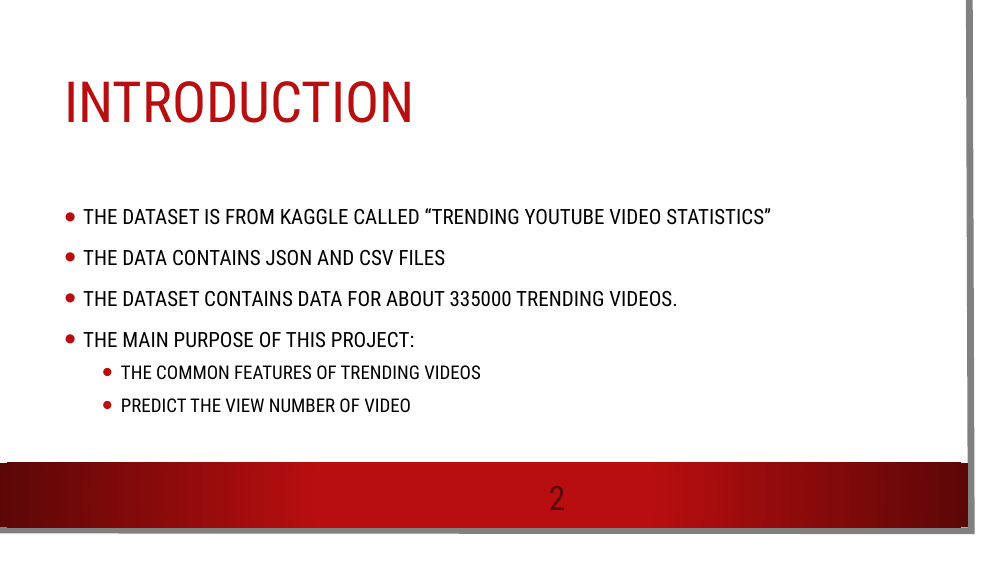
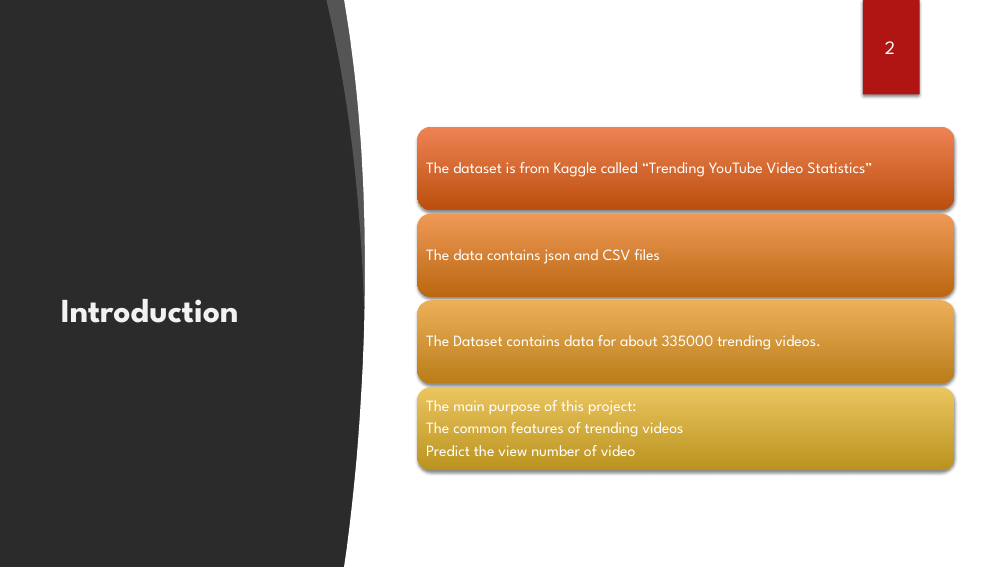
Before and after one commit to emami06/TrendingVideoYouTube, a slide deck: slide 2 of Trending YouTube vidoes.pptx. Drawn at 1008x567 pixels with LibreOffice and Linux fonts; fonts in the diff are those of the drawing; background and template pictures are left out; a plain dark background stands for a picture behind light text. Boxes give left, top, right and bottom in pixels: in the first picture for what was removed or moved away, otherwise in the second. Text is boxed around its words. In the diff, an @@ line names an element or a change of style, - is before the commit and + after.

```diff
--- a/Trending YouTube vidoes.pptx
+++ b/Trending YouTube vidoes.pptx
@@ rectangle removed at <box>0,0,991,550</box> @@
@@ freeform shape removed at <box>0,0,972,531</box> @@
@@ freeform shape added at <box>327,0,373,307</box>, fill #FFFFFF at 20% opacity @@
@@ freeform shape added at <box>344,0,1008,567</box>, fill #FFFFFF @@
@@ rectangle added at <box>863,0,920,95</box>, fill #B01513 @@
@@ text "2": place and size @@
-text "2" at <box>520,476,595,518</box>
+text "2" at <box>885,41,895,54</box>
@@ text "2" at <box>885,41,895,54</box>: size 32 to 18 pt, font Roboto Condensed to League Spartan, text colour #5C0707 to #FFFFFF; alignment centre to left; vertical alignment middle to top @@
@@ ellipse added at <box>712,138,944,371</box>, fill gradient #F3F3F3 @@
@@ text removed at <box>83,208,771,412</box> @@
-• THE DATASET IS FROM KAGGLE CALLED “TRENDING YOUTUBE VIDEO STATISTICS”
-• THE DATA CONTAINS JSON AND CSV FILES
-• THE DATASET CONTAINS DATA FOR ABOUT 335000 TRENDING VIDEOS.
-• THE MAIN PURPOSE OF THIS PROJECT:
-  • THE COMMON FEATURES OF TRENDING VIDEOS
-  • PREDICT THE VIEW NUMBER OF VIDEO
@@ title at <box>61,299,239,323</box>: text changed; size 54 to 32 pt; font Roboto Condensed to League Spartan; text colour #B80E0F to #F2F2F2; bold on @@
-INTRODUCTION
+Introduction
@@ group added at <box>417,126,954,470</box>: 4 rounded rectangles, 4 texts @@
+The dataset is from Kaggle called “Trending YouTube Video Statistics”
+The data contains json and CSV files
+The Dataset contains data for about 335000 trending videos.
+The main purpose of this project:
+The common features of trending videos
+Predict the view number of video
@@ rectangle removed at <box>0,463,968,527</box> @@
```
Also in this commit, not shown: 13 other slides changed, 2 slides added.
